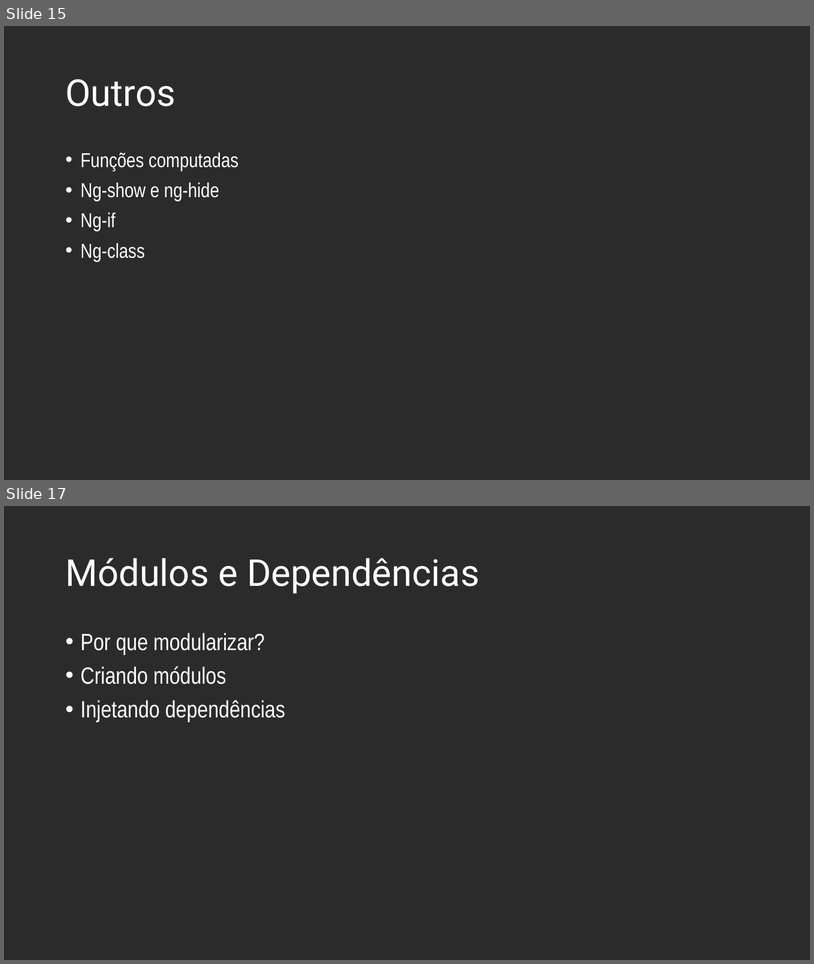
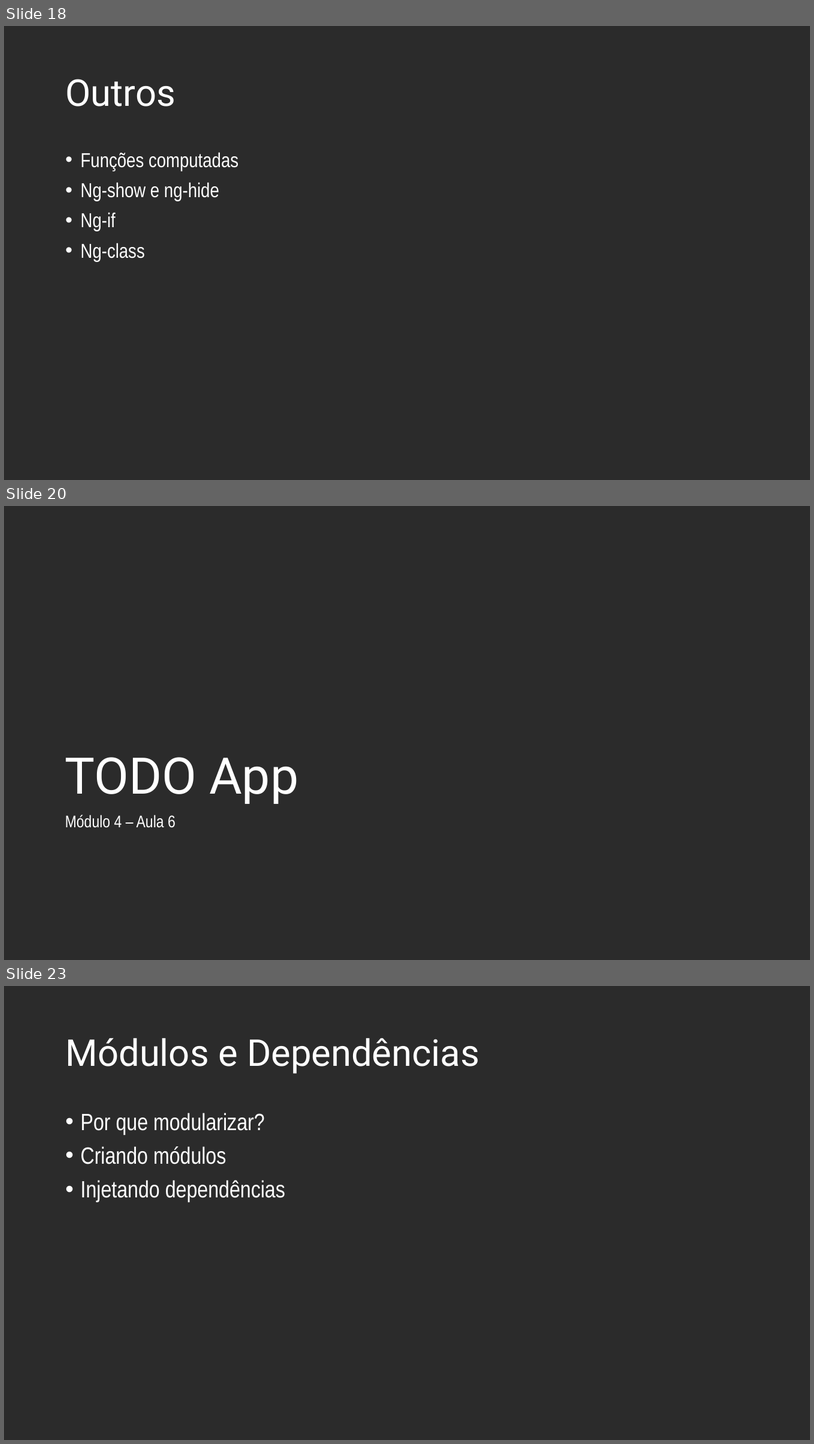
Before and after one commit to andrebaltieri/5485, a slide deck: ppts/Modulo 4/5485 - M04A01.pptx. Shown one above the other, each under a label of ours: slides 15 and 17 before the commit, slides 18, 20 and 23 after it; the slides between them are not shown. The pictures are 814x964 and 814x1444 pixels, drawn with LibreOffice and Linux fonts; fonts in the diff are those of the drawing; background and template pictures are left out; a plain dark background stands for a picture behind light text. Boxes give left, top, right and bottom in pixels: in the first picture for what was removed or moved away, otherwise in the second. Text is boxed around its words. In the diff, an @@ line names an element or a change of style, - is before the commit and + after.

```diff
--- a/ppts/Modulo 4/5485 - M04A01.pptx
+++ b/ppts/Modulo 4/5485 - M04A01.pptx
@@ slide 20 added at <box>4,506,810,960</box>, background picture (left out) @@
@@ title added at <box>65,757,299,804</box>, 60 pt, text #FFFFFF @@
+TODO App
@@ text added at <box>65,814,176,828</box>, 20 pt, text #FFFFFF @@
+  Módulo 4 – Aula 6
@@ what was slide 15 is now slide 18 @@
@@ what was slide 17 is now slide 23 @@
```
Also in this commit, not shown: 2 slides changed, 12 other slides added, 2 slides removed, 6 other files.
